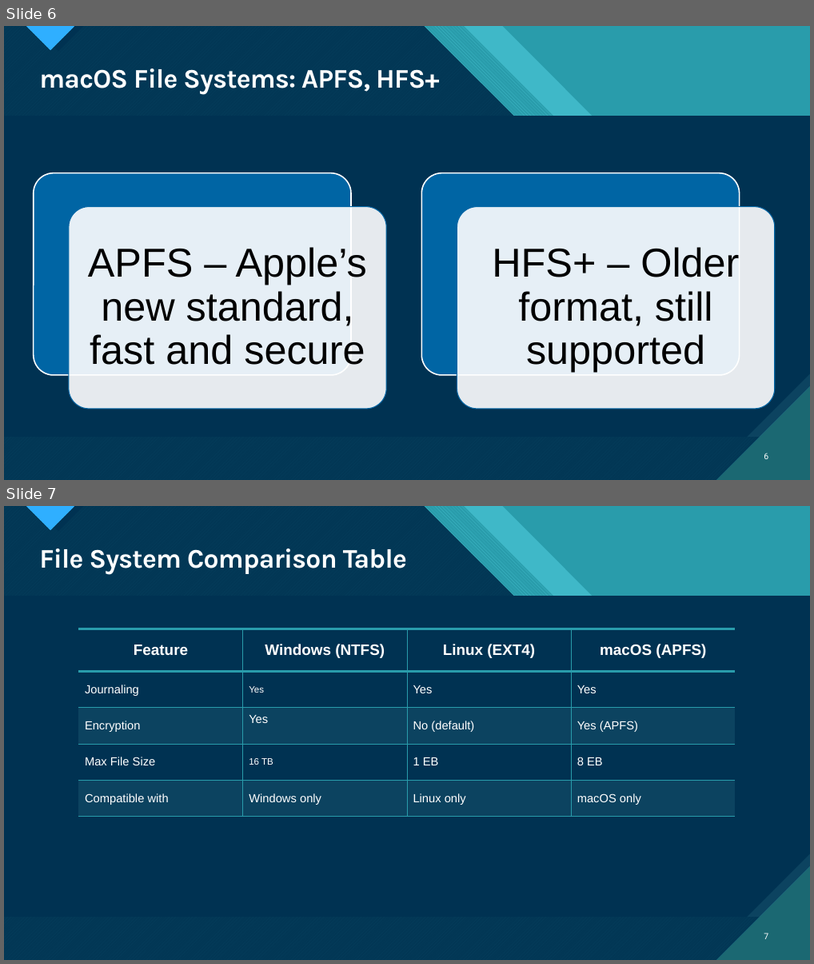
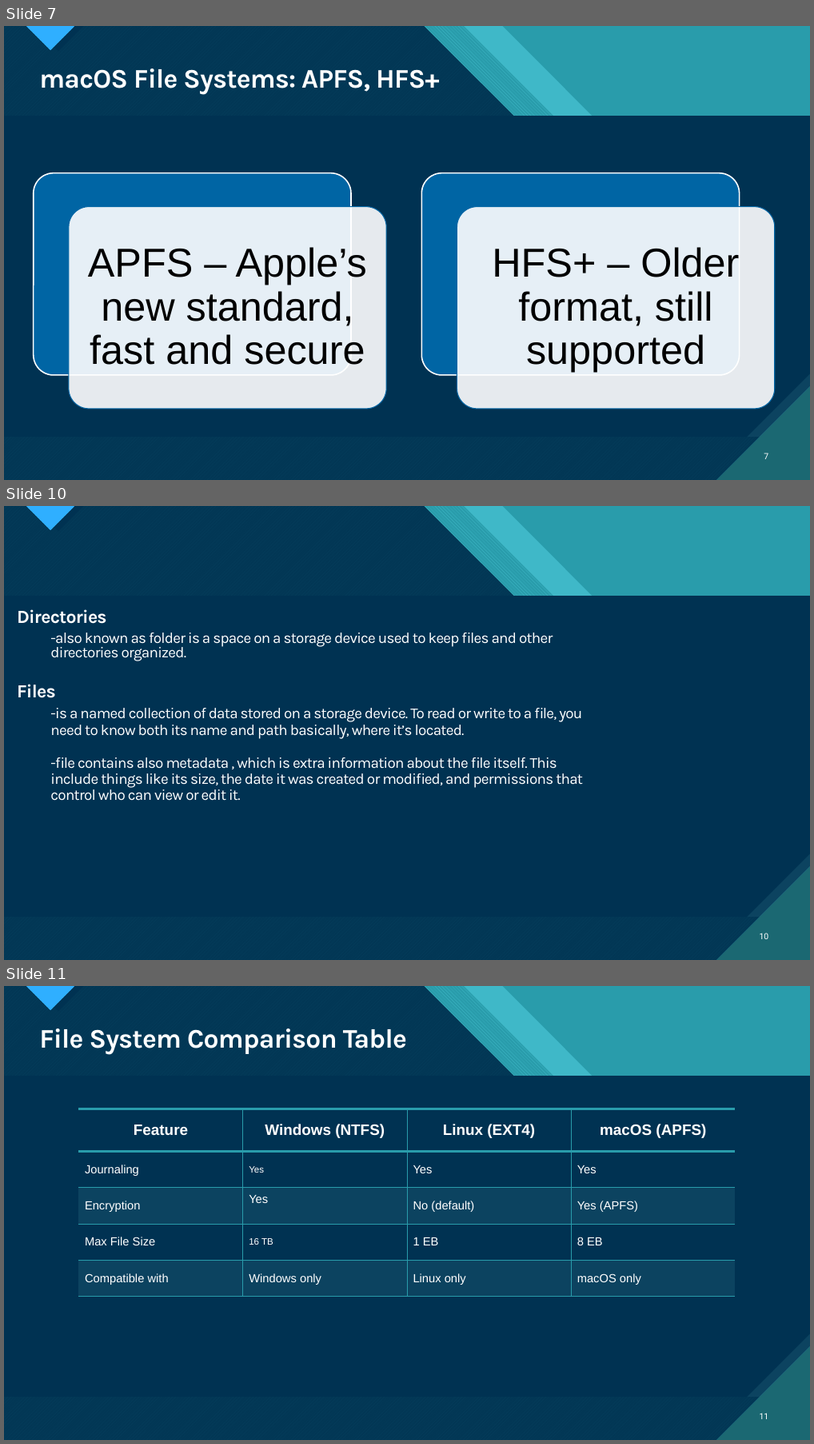
Before and after one commit to psuuc-jbgarcia/Object-Oriented-Programming-Lesson, a slide deck: Platform Technologies/Pre Lim/week 2/Lecture/Chapter_2Different File Systems.pptx. Shown one above the other, each under a label of ours: slides 6 and 7 before the commit, slides 7, 10 and 11 after it; the slides between them are not shown. The pictures are 814x964 and 814x1444 pixels, drawn with LibreOffice and Linux fonts; fonts in the diff are those of the drawing. Boxes give left, top, right and bottom in pixels: in the first picture for what was removed or moved away, otherwise in the second. Text is boxed around its words. In the diff, an @@ line names an element or a change of style, - is before the commit and + after.

```diff
--- a/Platform Technologies/Pre Lim/week 2/Lecture/Chapter_2Different File Systems.pptx
+++ b/Platform Technologies/Pre Lim/week 2/Lecture/Chapter_2Different File Systems.pptx
@@ slide 10 added at (x1=4, y1=506, x2=810, y2=960), background #47C3D3; not listed: 18 template elements that a slide beside it also shows @@
@@ text added at (x1=17, y1=609, x2=107, y2=624), 22 pt, text #FFFFFF, bold @@
+Directories
@@ text added at (x1=50, y1=632, x2=553, y2=661), 18 pt, text #FFFFFF @@
+-also known as folder is a space on a storage device used to keep files and other directories organized.
@@ text added at (x1=17, y1=684, x2=56, y2=698), 22 pt, text #FFFFFF, bold @@
+Files
@@ text added at (x1=50, y1=708, x2=583, y2=800), 18 pt, text #FFFFFF @@
+-is a named collection of data stored on a storage device. To read or write to a file, you need to know both its name and path basically, where it’s located.
+-file contains also metadata , which is extra information about the file itself. This include things like its size, the date it was created or modified, and permissions that control who can view or edit it.
@@ page number added at (x1=760, y1=932, x2=770, y2=939), 10 pt, text #FFFFFF @@
+10
@@ what was slide 6 is now slide 7 @@
@@ page number at (x1=764, y1=452, x2=769, y2=459): text changed @@
-6
+7
@@ what was slide 7 is now slide 11 @@
@@ page number at (x1=760, y1=1412, x2=770, y2=1419): text changed @@
-7
+11
```
Also in this commit, not shown: 3 other slides added, 2 other files.
